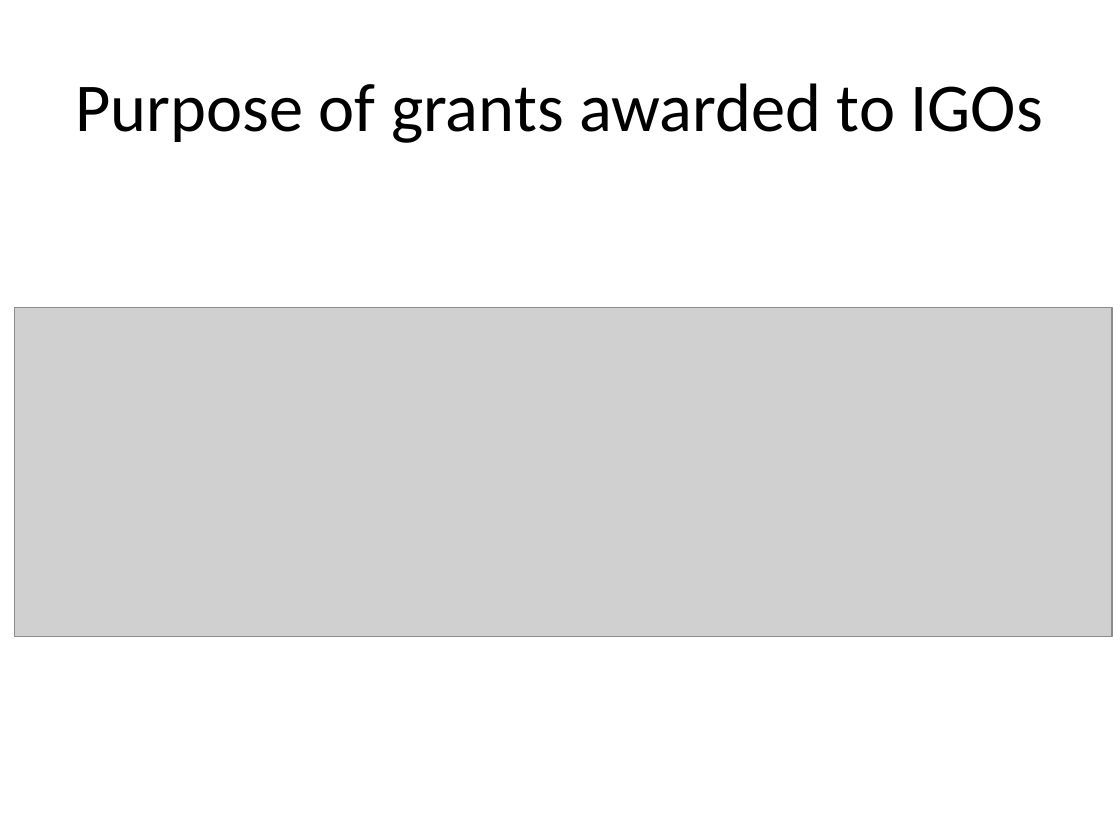
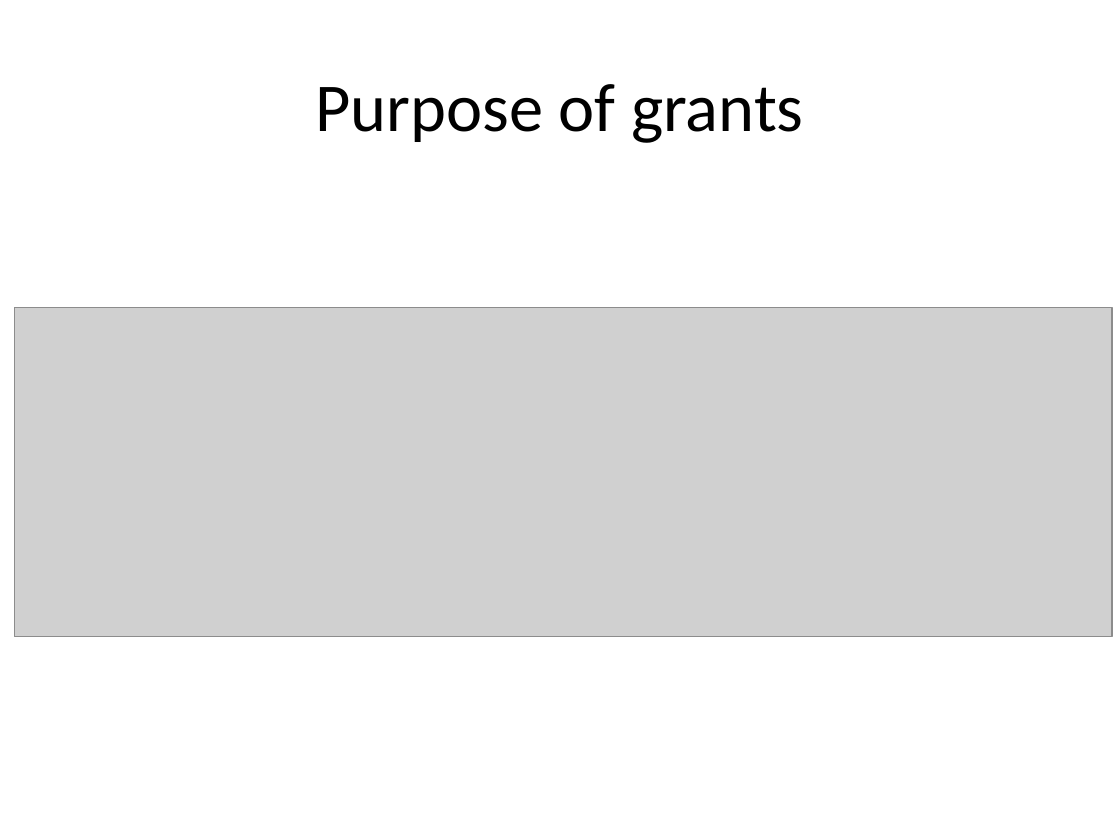
Before and after one commit to andrewheiss/jk_misc, a slide deck: slide 4 of figures/Final figures.pptx. Drawn at 1120x840 pixels with LibreOffice and Linux fonts; fonts in the diff are those of the drawing; grey boxes stand for pictures. Boxes give left, top, right and bottom in pixels: in the first picture for what was removed or moved away, otherwise in the second. Text is boxed around its words. In the diff, an @@ line names an element or a change of style, - is before the commit and + after.

Commit message:
Plot purpose of all grants, not just IGOs

```diff
--- a/figures/Final figures.pptx
+++ b/figures/Final figures.pptx
@@ title at box(316, 84, 804, 143): text changed @@
-Purpose of grants awarded to IGOs
+Purpose of grants
```
Also in this commit, not shown: 3 other files.
